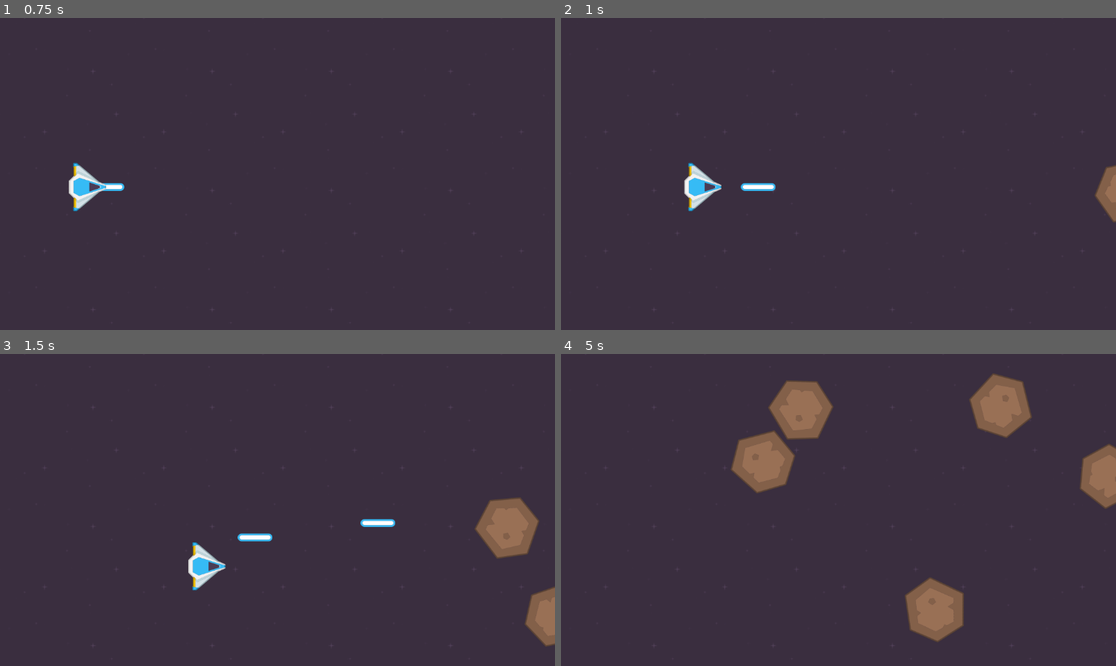
Above: before the commit, frames 1-4 (two rows, left to right).
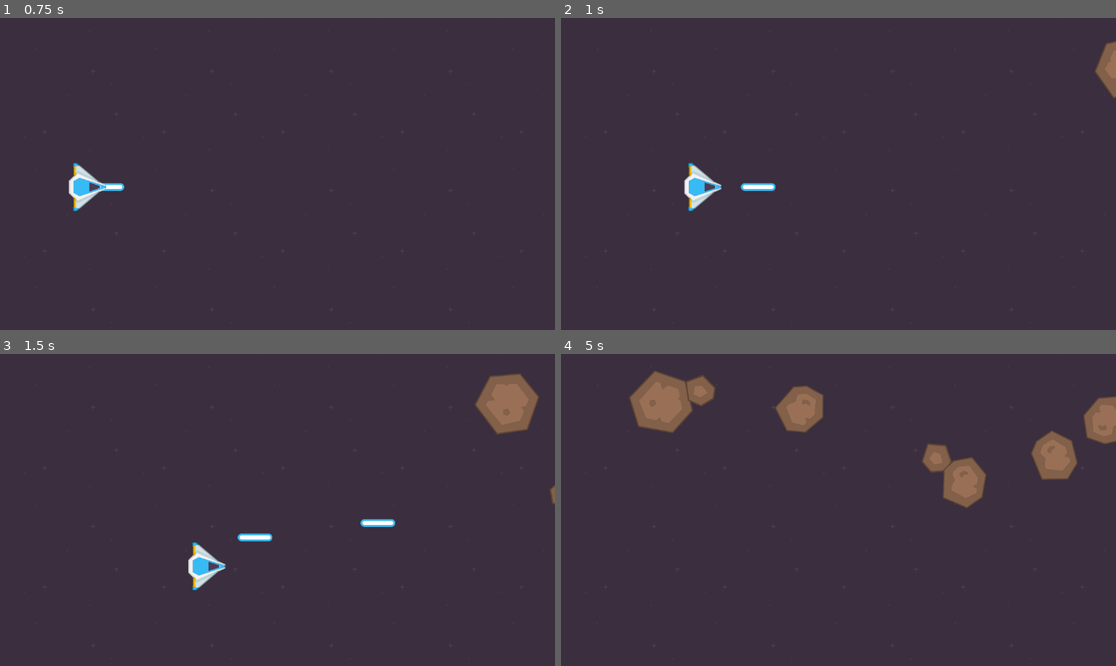
Above: after the commit, the same moments.

Repository: Precursos/Drunk-Asteroids
Game: Godot game, scene res://scenes/main/main.tscn
Same seed, same stepped clock (60 frames per second), same inputs: the game is played once before the commit and once after it.
Inputs:
- Up to frame 1 (0.75 s): tap Enter at 0.5 s; hold Right (move_right) from 0.53 s (still down); tap Space (shoot) at 0.6 s
- Up to frame 2 (1 s): keep holding Right (move_right)
- Up to frame 3 (1.5 s): release Right (move_right) at 1.28 s; hold Down (move_down) from 1.28 s (still down); tap Space (shoot) at 1.35 s
- Up to frame 4 (5 s): release Down (move_down) at 2.03 s; hold Right (move_right) 2.03-2.78 s; tap Space (shoot) every 0.75 s from 2.1 to 4.35 s; hold Up (move_up) 2.78-3.53 s; hold Left (move_left) from 3.53 s (still down)

Frame 1 is identical in both runs. In frame 2, 0.9% of the frame differs, in the area x 96-100%, y 7-66%; in frame 3, 4.0%; in frame 4, 12%, in the area x 12-100%, y 5-93%.

Commit message:
update 29/09/2026

Diff:
--- a/scenes/asteroids/medium_asteroid.tscn
+++ b/scenes/asteroids/medium_asteroid.tscn
@@ -6,8 +6,13 @@
 [sub_resource type="CircleShape2D" id="CircleShape2D_nnmk3"]
 radius = 53.0
 
-[node name="MediumAsteroid" type="Area2D"]
+[node name="MediumAsteroid" type="Area2D" groups=["asteroids"]]
+scale = Vector2(0.8, 0.8)
 script = ExtResource("1_nnmk3")
+min_speed = 250.0
+max_speed = 350.0
+min_rotation_speed = -180.0
+max_rotation_speed = 180.0
 
 [node name="Sprite2D" type="Sprite2D" parent="."]
 texture = ExtResource("1_5f0el")
@@ -15,3 +20,5 @@
 [node name="CollisionShape2D" type="CollisionShape2D" parent="."]
 position = Vector2(-3, 0)
 shape = SubResource("CircleShape2D_nnmk3")
+
+[connection signal="area_entered" from="." to="." method="_on_area_entered"]
--- a/scenes/asteroids/small_asteroid.tscn
+++ b/scenes/asteroids/small_asteroid.tscn
@@ -6,8 +6,13 @@
 [sub_resource type="CircleShape2D" id="CircleShape2D_kfbcv"]
 radius = 29.068884
 
-[node name="SmallAsteroid" type="Area2D"]
+[node name="SmallAsteroid" type="Area2D" groups=["asteroids"]]
+scale = Vector2(0.8, 0.8)
 script = ExtResource("1_kfbcv")
+min_speed = 200.0
+max_speed = 300.0
+min_rotation_speed = -180.0
+max_rotation_speed = 180.0
 
 [node name="Sprite2D" type="Sprite2D" parent="."]
 texture = ExtResource("1_ckhff")
@@ -15,3 +20,5 @@
 [node name="CollisionShape2D" type="CollisionShape2D" parent="."]
 position = Vector2(0, -3)
 shape = SubResource("CircleShape2D_kfbcv")
+
+[connection signal="area_entered" from="." to="." method="_on_area_entered"]
--- a/scenes/main/asteroid_spawner.gd
+++ b/scenes/main/asteroid_spawner.gd
@@ -1,16 +1,16 @@
 extends Marker2D
 
-@export var big_asteroid_scene: PackedScene # <-- Es el lugar donde se guarda la escena
+@export var asteroids: Array[PackedScene] # <-- Es el lugar donde se guarda la escena
 
 @export var min_y: float
 @export var max_y: float
 
 func create_asteroid():
-	var big_asteroid_instance = big_asteroid_scene.instantiate()
-	add_child(big_asteroid_instance)
+	var random_asteroid_scene = asteroids.pick_random()
+	var random_asteroid_instance = random_asteroid_scene.instantiate()
+	add_child(random_asteroid_instance)
 	var random_y = randf_range(min_y, max_y)
-	big_asteroid_instance.global_position.y = random_y
-
+	random_asteroid_instance.global_position.y = random_y
 
 func _on_timer_timeout():
 	create_asteroid()
--- a/scenes/main/main.tscn
+++ b/scenes/main/main.tscn
@@ -1,9 +1,11 @@
-[gd_scene load_steps=7 format=3 uid="uid://b2qftc1ehy34s"]
+[gd_scene load_steps=9 format=3 uid="uid://b2qftc1ehy34s"]
 
 [ext_resource type="Texture2D" uid="uid://cpekgcpclrapl" path="res://assets/sprites/background.png" id="1_hyk8p"]
 [ext_resource type="PackedScene" uid="uid://g7cvxaxbylsr" path="res://scenes/asteroids/big_asteroid.tscn" id="2_iuonh"]
 [ext_resource type="Script" uid="uid://cubaouwmp1rm8" path="res://scenes/main/asteroid_spawner.gd" id="3_k2fmo"]
 [ext_resource type="PackedScene" uid="uid://b2h8gl1rd7wjy" path="res://scenes/player/player.tscn" id="5_6q06x"]
+[ext_resource type="PackedScene" uid="uid://dj5jhgc76hfg1" path="res://scenes/asteroids/medium_asteroid.tscn" id="5_ow5a4"]
+[ext_resource type="PackedScene" uid="uid://xirfkt5fyea3" path="res://scenes/asteroids/small_asteroid.tscn" id="6_hujxm"]
 
 [sub_resource type="RectangleShape2D" id="RectangleShape2D_6q06x"]
 size = Vector2(1158, 20)
@@ -59,7 +61,7 @@
 [node name="AsteroidSpawner" type="Marker2D" parent="."]
 position = Vector2(1293, 351)
 script = ExtResource("3_k2fmo")
-big_asteroid_scene = ExtResource("2_iuonh")
+asteroids = Array[PackedScene]([ExtResource("2_iuonh"), ExtResource("5_ow5a4"), ExtResource("6_hujxm")])
 min_y = 70.0
 max_y = 585.0
 
